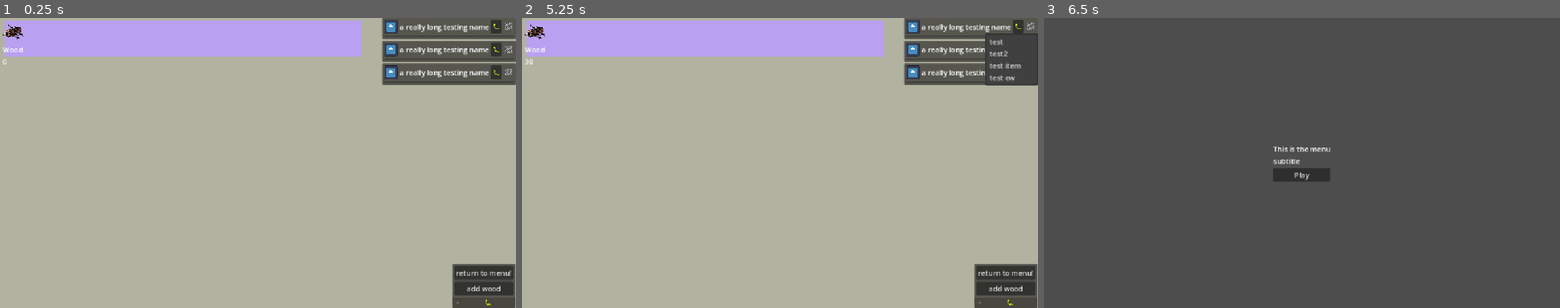
Above: before the commit, frames 1-3 (left to right).
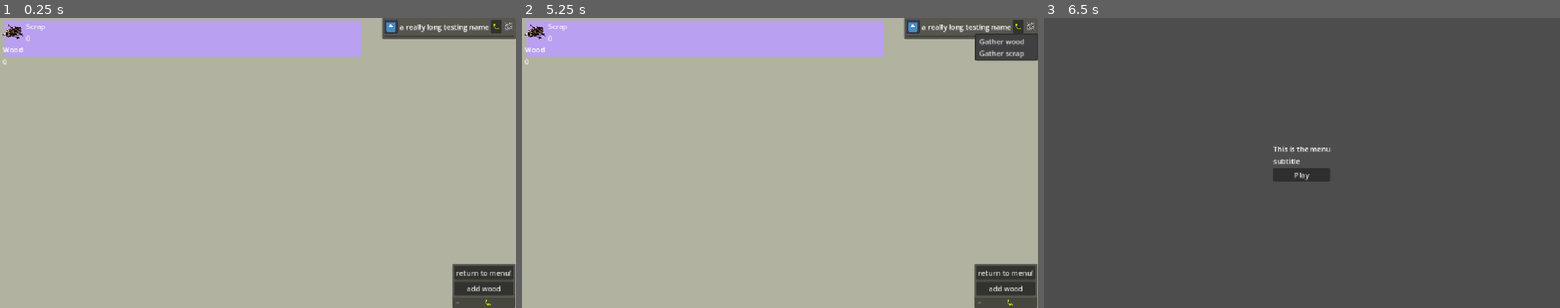
Above: after the commit, the same moments.

Repository: ChrstphrHll/brackeys2026.2
Game: Godot game, scene res://game.tscn
The game is run twice, just before and just after one commit, with the same random seed, the same clock (stepped at 60 frames per second) and the same inputs. The engine's default icon, where the game draws it, is replaced by a stand-in: a white triangle on a blue panel in a dark square.
Inputs (mouse positions are in pixels of both pictures, inside the frame that each line leads up to):
- Up to frame 1 (0.25 s): no input
- Up to frame 2 (5.25 s): click "🐛" at 0.5 s; click "add wood" at 1.25 s; click "🐛" at 2 s; click "add wood" at 2.75 s; click "🐛" at 3.5 s; click "add wood" at 4.25 s; click (1032, 26) at 5.02 s
- Up to frame 3 (6.5 s): click "return to menu!" at 5.75 s

The runs differ from the first frame. In frame 1, 3.8% of the frame differs, in the area x 5-100%, y 2-24%; in frame 2, 3.3%; in frame 3, nothing differs.
Error in both runs: Invalid call. Nonexistent function 'start_resource_gathering_task' in base 'PanelContainer (Machine)'. (res://game.gd:29)

Commit message:
task list, resource factories, and machine task list button

Diff:
--- a/autoloads/resources.gd
+++ b/autoloads/resources.gd
@@ -9,6 +9,11 @@
 		"difficulty": 1,
 		"abundance": 1,
 		"icon": preload("res://assets/WoodResource.png")
+	},
+	"scrap": {
+		"amount": 0,
+		"difficulty": 2,
+		"abundance": 0.2
 	}
 }
 
--- a/autoloads/tasks.gd
+++ b/autoloads/tasks.gd
@@ -1,4 +1,24 @@
 extends Node
+
+
+var task_list = Resources.get_resource_names().map(gather_task_factory)
+
+
+func gather_task_factory(resource):
+	return {
+		"title": "Gather " + resource,
+		"progressing_title": "Gathering " + resource,
+		"start": start_gather_factory(resource),
+		"end": end_gather_factory(resource)
+	}
+
+
+func start_gather_factory(resource):
+	return func (machine: Machine): start_gather_task(resource, machine)
+
+
+func end_gather_factory(resource):
+	return func (machine: Machine): end_gather_task(resource, machine)
 
 
 func start_gather_task(resource, machine: Machine):
@@ -8,14 +28,13 @@
 	var time_cost = difficulty * machine.speed
 
 	machine.task_timer.start(time_cost)
-	machine.start_task(task_name, time_cost, finish_gather_task.bind(resource, machine))
-	machine.task_timer.timeout.connect(finish_gather_task.bind(resource, machine))
+	machine.start_task(task_name, time_cost, end_gather_task.bind(resource, machine))
+	machine.task_timer.timeout.connect(end_gather_task.bind(resource, machine))
 
 
-func finish_gather_task(resource, machine: Machine):
+func end_gather_task(resource, machine: Machine):
 	var abundance = Resources.get_resource_abundance(resource)
 	var resource_gain = abundance * machine.efficiency
 
 	Resources.modify_resource(resource, resource_gain)
-	machine.end_task(finish_gather_task)
-	machine.task_timer.timeout.disconnect(finish_gather_task)
+	machine.end_task(end_gather_task)
--- a/game.tscn
+++ b/game.tscn
@@ -41,12 +41,6 @@
 grow_vertical = 2
 
 [node name="Machine" parent="UI/Machines" unique_id=1930575906 instance=ExtResource("2_e2o6t")]
-layout_mode = 2
-
-[node name="Machine2" parent="UI/Machines" unique_id=1152607113 instance=ExtResource("2_e2o6t")]
-layout_mode = 2
-
-[node name="Machine3" parent="UI/Machines" unique_id=247134514 instance=ExtResource("2_e2o6t")]
 layout_mode = 2
 
 [node name="ResourceDisplay" type="HBoxContainer" parent="UI" unique_id=1186182925]
--- a/machines/machine.gd
+++ b/machines/machine.gd
@@ -7,14 +7,14 @@
 
 var speed = 1
 var efficiency = 10
+
 @onready var task_timer: Timer = $TaskTimer
 @onready var task_selector = $MarginContainer/VBoxContainer/HBoxContainer/MenuButton
 
 # Called when the node enters the scene tree for the first time.
 func _ready():
 	task_selector.get_popup().id_pressed.connect(_task_menu_trigger)
-	task_selector.get_popup().add_item("test item", 100111, 1)
-	task_selector.get_popup().add_item("test ew")
+	var tasks = Tasks.task_list.map(_add_task_option)
 
 
 # Called every frame. 'delta' is the elapsed time since the previous frame.
@@ -23,15 +23,15 @@
 
 
 func _task_menu_trigger(id: int):
-	print(id)
+	Tasks.task_list[id].start.call(self)
+
+
+func _add_task_option(task):
+	task_selector.get_popup().add_item(task.title)
 
 
 func implement_consequence(task_name):
 	pass
-
-
-func _on_button_pressed():
-	Tasks.start_gather_task("wood", self)
 
 
 func start_task(task_name: String, time_cost: int, bound_callback: Callable):
--- a/machines/machine.tscn
+++ b/machines/machine.tscn
@@ -48,11 +48,6 @@
 layout_mode = 2
 icon = SubResource("GradientTexture2D_e2bbn")
 switch_on_hover = true
-item_count = 2
-popup/item_0/text = "test"
-popup/item_0/id = 0
-popup/item_1/text = "test2"
-popup/item_1/id = 1
 
 [node name="ProgressBar" type="ProgressBar" parent="MarginContainer/VBoxContainer" unique_id=133164056]
 layout_mode = 2
